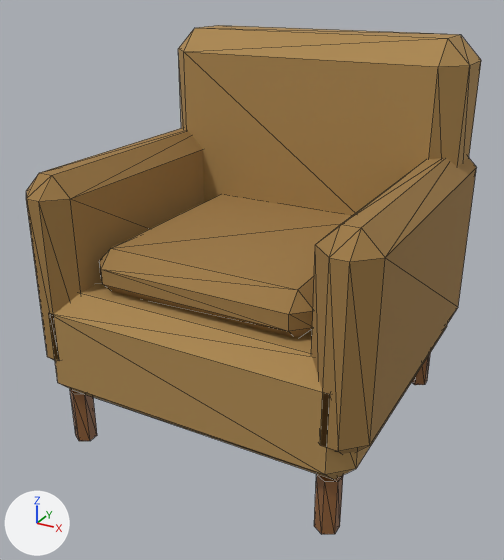
What one commit did to the glTF model assets/models/apartment/armchair.glb.
One viewpoint serves both versions: a 50 mm camera at (0.812, -1.541, 1.169) aimed at (-0.01, -0.046, 0.422). Every picture has the same lights, and +X, +Y and +Z are marked at lower left. The picture after the commit comes second. Mesh edges are drawn as thin lines. Vertices at exactly the same position are counted once.

The scene before the commit, as lines of its bpy script (objects in view):
```python
me_cube_096 = bpy.data.meshes.new('Cube.096')
me_cube_096.from_pydata(...)  # 168 vertices, 300 faces; spans x -0.45..0.45, y -0.425..0.445, z 0.0..1.025
# faces by material slot: [88, 132, 80]
me_cube_096.materials.append(mat_sofafabric)  # brown #ad8950
me_cube_096.materials.append(mat_sofafabric2)  # brown #a07c45
me_cube_096.materials.append(mat_woodpolish)  # brown #906138
ob_armchair = bpy.data.objects.new('armchair', me_cube_096)
ob_armchair.location = (0.0, 0.0, 0.0)
```
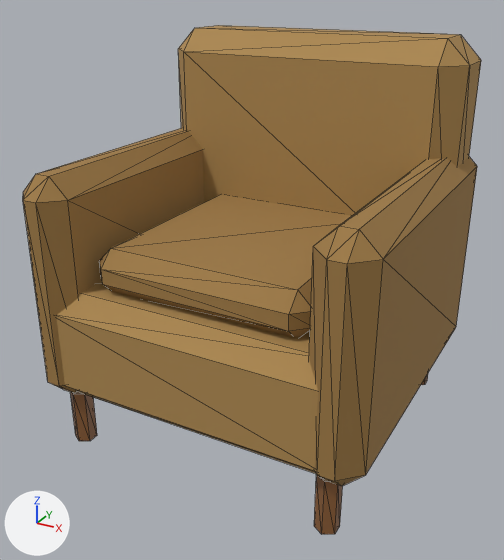
Where the change shows, as pixel boxes (x1, y1, x2, y2) in the pictures (504 x 560 px; the box of a moved part takes in the faces that stretch with it):
'armchair', reshaped
    before: (26, 25, 481, 534)
    after: (23, 25, 481, 534)
part 1 of me_cube_096, moved or reshaped
    before: (48, 357, 369, 454)
    after: (48, 382, 365, 486)
part 2 of me_cube_096, moved or reshaped
    before: (26, 173, 385, 451)
    after: (23, 174, 383, 481)
part 3 of me_cube_096, moved or reshaped
    before: (71, 199, 458, 444)
    after: (68, 201, 456, 474)

What the commit changed:
me_cube_096 is used by ob_armchair; location (0.0, 0.0, 0.0).
me_cube_096 had 168 vertices, 300 faces and spanned x -0.45..0.45, y -0.425..0.445, z 0.0..1.025.
me_cube_096 now has 168 vertices, 300 faces and spans x -0.45..0.45, y -0.435..0.445, z 0.0..1.025.
me_cube_096 part 1: all 12 vertices in x -0.45..0.45, y -0.425..-0.375, z 0.22..0.27 are moved by (0.0, -0.01, -0.07).
me_cube_096 part 2: all 12 vertices in x -0.45..0.45, y -0.425..-0.375, z 0.69..0.74 are moved by (0.0, -0.01, 0.0).
me_cube_096 part 3: all 12 vertices in x -0.45..0.45, y 0.375..0.425, z 0.22..0.27 are moved by (0.0, 0.01, -0.07).
Other edits to the shape of me_cube_096 do not show in these pictures.
